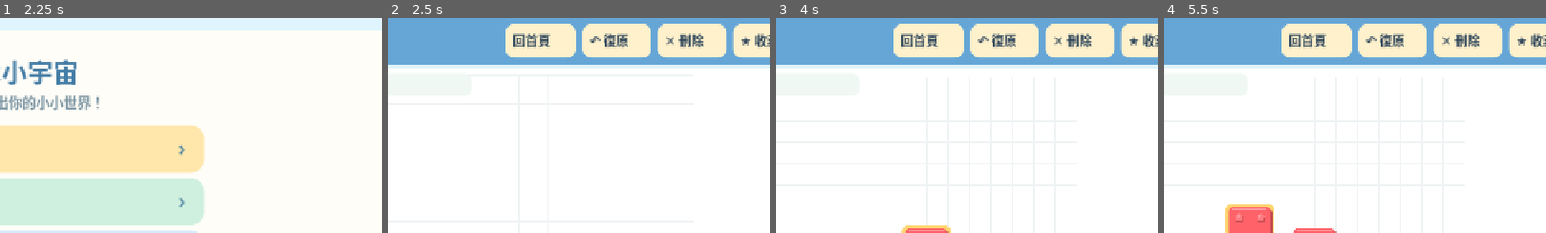
Above: before the commit, frames 1-4 (left to right).
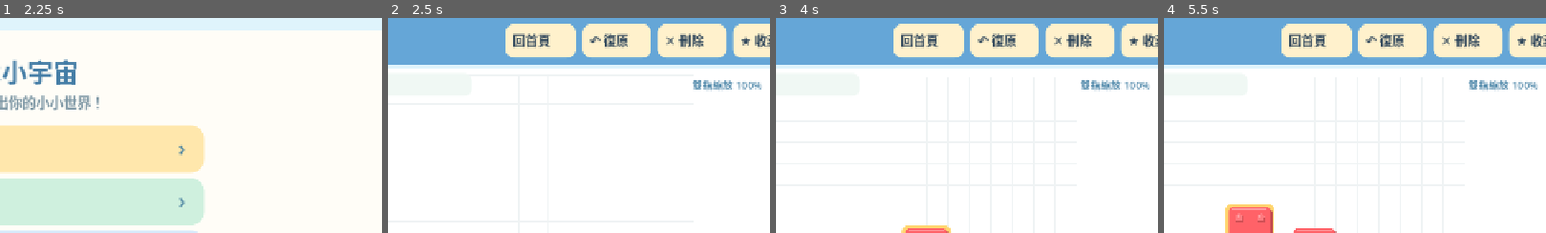
Above: after the commit, the same moments.

Repository: jimmy0933b3-sudo/my-blocks
Game: Godot game, scene res://scenes/Main.tscn
The game is run twice, just before and just after one commit, with the same random seed, the same clock (stepped at 60 frames per second) and the same inputs.
Inputs (mouse positions are % of the whole screen's width and height, from its top left):
- Up to frame 1 (2.25 s): tap Enter at 0.5, 2 s; drag from (50, 50) to (60, 28) at 0.52 s; tap Space at 1.25 s; drag from (30, 55) to (45, 70) at 1.27 s; move the mouse to (60, 28) at 2.02 s; click (60, 28) at 2.17 s
- Up to frame 2 (2.5 s): no input
- Up to frame 3 (4 s): tap Space at 2.75 s; drag from (45, 70) to (20, 35) at 2.77 s; move the mouse to (80, 65) at 3.52 s; click (80, 65) at 3.67 s
- Up to frame 4 (5.5 s): tap Enter at 4.25 s; drag from (20, 35) to (35, 25) at 4.27 s; move the mouse to (55, 50) at 5.02 s; click (55, 50) at 5.17 s
The pictures show only the part of the screen within x 44-94%, y 0-50%; the shares and areas given below are measured in that part.

Frame 1 is identical in both runs. In frame 2, 0.6% of the frame differs, in the area x 79-98%, y 28-35%; in frame 3, 0.6%; in frame 4, 0.6%.

Commit message:
Support two-finger pinch zoom and pan without accidental brick drag or placement

Diff:
--- a/scripts/Main2D.gd
+++ b/scripts/Main2D.gd
@@ -34,6 +34,16 @@
 var canvas_bounds: Rect2i = Rect2i(0,0,Core.COLUMNS,Core.ROWS)
 var focus_cell := Vector2(Core.COLUMNS*0.5,Core.ROWS*0.5)
 var pan_offset := Vector2.ZERO
+# Relative to the automatic fit size. Manual pinch never changes brick coordinates.
+const MIN_ZOOM := 0.55
+const MAX_ZOOM := 3.0
+var zoom_factor := 1.0
+var touch_positions: Dictionary = {}
+var pinch_locked := false
+var pinch_active := false
+var pinch_begin_distance := 1.0
+var pinch_begin_zoom := 1.0
+var pinch_anchor_cell := Vector2.ZERO
 var menu_buttons: Array = []
 var toolbar_buttons: Array = []
 var touch_active := false
@@ -78,7 +88,7 @@
 
 func _layout() -> void:
 	board_area = Rect2(Vector2(18,TOP_HEIGHT+6),Vector2(maxf(200.0,size.x-36.0),maxf(120.0,size.y-TOP_HEIGHT-PALETTE_HEIGHT-18.0)))
-	grid_cell = CanvasBounds.fit_cell(board_area.size,canvas_bounds)
+	grid_cell = clampf(CanvasBounds.fit_cell(board_area.size,canvas_bounds)*zoom_factor,16.0,148.0)
 	var world_center := Vector2(canvas_bounds.position)+Vector2(canvas_bounds.size)*0.5
 	var center := world_center if CanvasBounds.fully_visible(board_area.size,canvas_bounds,grid_cell) else focus_cell
 	grid_origin = board_area.get_center()-center*grid_cell+pan_offset
@@ -87,14 +97,14 @@
 	var extent := Vector2(canvas_bounds.size)*grid_cell
 	var near := board_area.position+Vector2(7,7)
 	var far := board_area.end-Vector2(7,7)
-	if extent.x <= board_area.size.x-14:
+	if extent.x <= board_area.size.x-14 and is_equal_approx(zoom_factor,1.0):
 		grid_origin.x += board_area.get_center().x-(top_left.x+extent.x*0.5)
 	else:
-		grid_origin.x += clampf(top_left.x,far.x-extent.x,near.x)-top_left.x
-	if extent.y <= board_area.size.y-14:
+		grid_origin.x += clampf(top_left.x,mini(near.x,far.x-extent.x),maxf(near.x,far.x-extent.x))-top_left.x
+	if extent.y <= board_area.size.y-14 and is_equal_approx(zoom_factor,1.0):
 		grid_origin.y += board_area.get_center().y-(top_left.y+extent.y*0.5)
 	else:
-		grid_origin.y += clampf(top_left.y,far.y-extent.y,near.y)-top_left.y
+		grid_origin.y += clampf(top_left.y,minf(near.y,far.y-extent.y),maxf(near.y,far.y-extent.y))-top_left.y
 	pan_offset = grid_origin-(board_area.get_center()-center*grid_cell)
 
 func _refresh_canvas(focus: Vector2 = Vector2(INF,INF)) -> void:
@@ -216,6 +226,7 @@
 		message = "完成了！太棒了！記得按右上角的「收藏」"
 	_card(Rect2(board_area.position+Vector2(10,9),Vector2(minf(board_area.size.x-20,680),38)),Color("#F0F8F4"),12)
 	_text(message,board_area.position+Vector2(23,36),20,Color("#54856A"))
+	_text("雙指縮放 %d%%" % roundi(zoom_factor*100.0),board_area.position+Vector2(board_area.size.x-184,35),17,Color("#4E87A9"))
 	if page == "guide" and guide_step < guide_parts.size():
 		var target: Dictionary = guide_parts[guide_step]
 		var target_box := _brick_rect(target)
@@ -734,25 +745,104 @@
 	dragged_id = -1
 	queue_redraw()
 
+func _touch_points() -> Array:
+	return touch_positions.values()
+
+func _start_pinch() -> void:
+	# Cancel any unfinished one-finger action. Never place, move, recolor or
+	# rotate a brick as a side effect of adding or lifting the second finger.
+	pinch_locked = true
+	pressed = false
+	gesture = ""
+	dragged_id = -1
+	pressed_shape = -1
+	pressed_color = -1
+	preview_cell = Vector2i(-100,-100)
+	last_tap_target = ""
+	var positions := _touch_points()
+	if positions.size() < 2:
+		return
+	var a: Vector2 = positions[0]
+	var b: Vector2 = positions[1]
+	var middle := (a+b)*0.5
+	pinch_active = (page == "play" or page == "guide") and board_area.has_point(a) and board_area.has_point(b)
+	if not pinch_active:
+		queue_redraw()
+		return
+	pinch_begin_distance = maxf(20.0,a.distance_to(b))
+	pinch_begin_zoom = zoom_factor
+	pinch_anchor_cell = (middle-grid_origin)/grid_cell
+	queue_redraw()
+
+func _update_pinch() -> void:
+	if not pinch_active or touch_positions.size() < 2:
+		return
+	var positions := _touch_points()
+	var a: Vector2 = positions[0]
+	var b: Vector2 = positions[1]
+	var center := (a+b)*0.5
+	var ratio := maxf(1.0,a.distance_to(b))/pinch_begin_distance
+	zoom_factor = clampf(pinch_begin_zoom*ratio,MIN_ZOOM,MAX_ZOOM)
+	_layout()
+	# Keep the logical point between the fingers in roughly the same place.
+	# This also follows two fingers moved together, acting as a pan gesture.
+	pan_offset += center-(grid_origin+pinch_anchor_cell*grid_cell)
+	_layout()
+	queue_redraw()
+
+func _touch_begin(index: int, point: Vector2) -> void:
+	touch_positions[index] = point
+	touch_active = true
+	if touch_positions.size() == 1 and not pinch_locked:
+		_pointer_down(point)
+	elif touch_positions.size() >= 2 and not pinch_locked:
+		_start_pinch()
+	queue_redraw()
+
+func _touch_dragged(index: int, point: Vector2) -> void:
+	if not touch_positions.has(index):
+		return
+	touch_positions[index] = point
+	if pinch_locked:
+		_update_pinch()
+	elif touch_positions.size() == 1:
+		_pointer_move(point)
+
+func _touch_end(index: int, point: Vector2) -> void:
+	if not touch_positions.has(index):
+		return
+	touch_positions.erase(index)
+	if pinch_locked:
+		if touch_positions.size() < 2:
+			pinch_active = false
+		if touch_positions.is_empty():
+			pinch_locked = false
+			notice = "雙指縮放完成，還可以繼續滑積木！"
+	else:
+		if touch_positions.is_empty():
+			_pointer_up(point)
+	touch_active = not touch_positions.is_empty()
+	queue_redraw()
+
 func _gui_input(event: InputEvent) -> void:
 	if event is InputEventScreenTouch:
 		last_touch_msec = Time.get_ticks_msec()
-		touch_active = event.pressed
+		if event.pressed:
+			_touch_begin(event.index,event.position)
+		else:
+			_touch_end(event.index,event.position)
+		accept_event()
+	elif event is InputEventScreenDrag:
+		last_touch_msec = Time.get_ticks_msec()
+		_touch_dragged(event.index,event.position)
+		accept_event()
+	elif event is InputEventMouseButton and event.button_index == MOUSE_BUTTON_LEFT and not touch_active and not pinch_locked and Time.get_ticks_msec()-last_touch_msec > 550:
 		if event.pressed:
 			_pointer_down(event.position)
 		else:
 			_pointer_up(event.position)
 		accept_event()
-	elif event is InputEventScreenDrag:
-		_pointer_move(event.position)
-		accept_event()
-	elif event is InputEventMouseButton and event.button_index == MOUSE_BUTTON_LEFT and not touch_active and Time.get_ticks_msec()-last_touch_msec > 550:
-		if event.pressed:
-			_pointer_down(event.position)
-		else:
-			_pointer_up(event.position)
-		accept_event()
-	elif event is InputEventMouseMotion and pressed and not touch_active and Time.get_ticks_msec()-last_touch_msec > 550:
+	elif event is InputEventMouseMotion and pressed and not touch_active and not pinch_locked and Time.get_ticks_msec()-last_touch_msec > 550:
 		_pointer_move(event.position)
 		accept_event()
 
